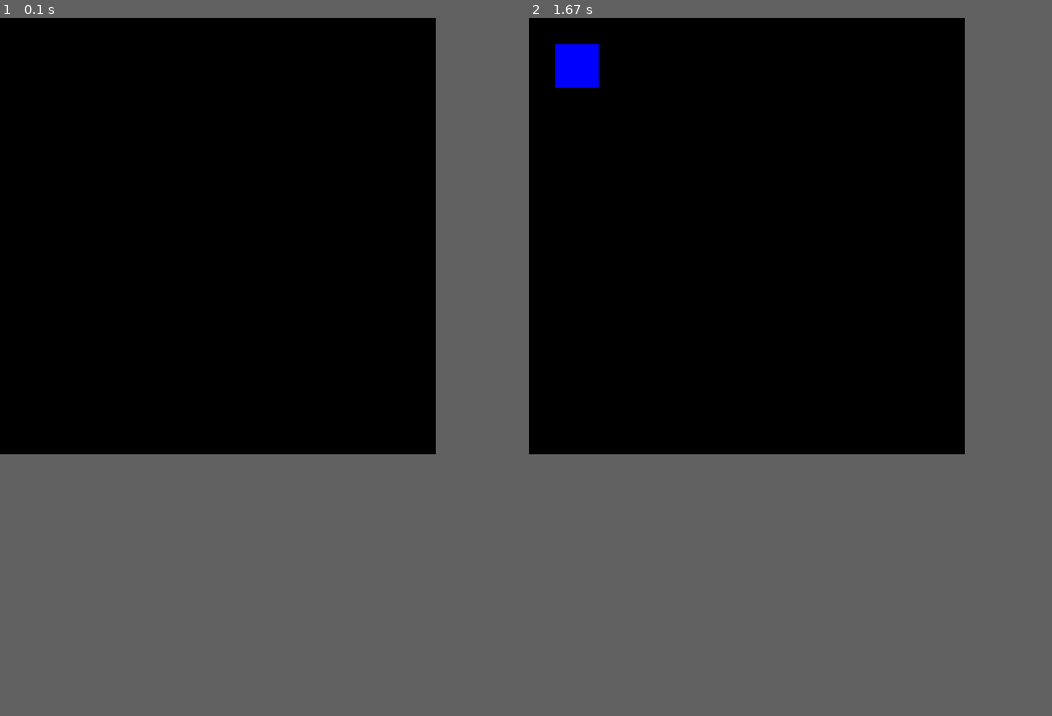
Above: before the commit, frames 1-2 (left to right).
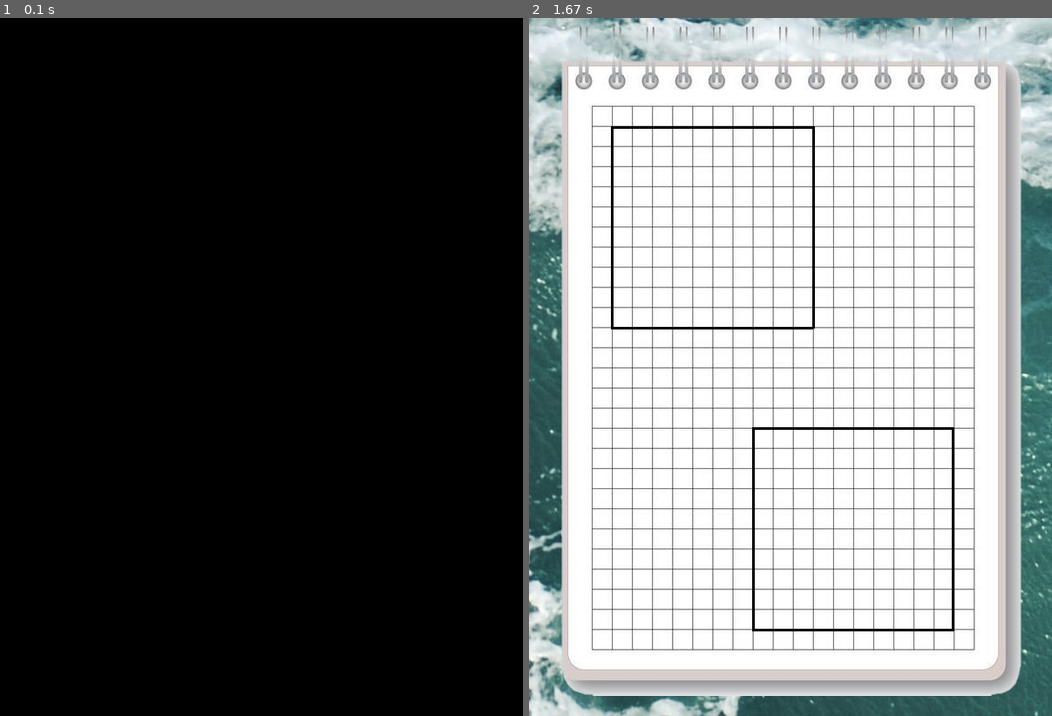
Above: after the commit, the same moments.

Repository: seiton35/naval-battle--pygame
Game: pygame game, started from navalBatle.py
Two runs of this game, one before a commit and one after it. Both use one fixed random seed, a clock stepped at 60 frames per second and the inputs below.
Inputs:
- Up to frame 1 (0.1 s): no input
- Up to frame 2 (1.67 s): no input
In our replay, the window is 500x500 before the commit and 600x800 after it. These sizes can differ from the game's own. Grey fills any space a smaller window leaves; there, only what the larger window draws over its background counts as a difference.

The runs differ from the first frame. In frame 1, only the window size differs. In frame 2, 74% of the frame differs, in the area x 0-100%, y 0-100%.

Commit message:
добавил фоны и расчертил поле

Diff:
--- a/navalBatle.py
+++ b/navalBatle.py
@@ -1,32 +1,37 @@
 import pygame
 
 pygame.init()
-win = pygame.display.set_mode((500,500))
+win = pygame.display.set_mode((600, 800))
 
 pygame.display.set_caption("naval battle")
 
-x = 30
-y = 30
-speed = 10
+run = True
 
-run = True
+bg = pygame.image.load('images/background.png')
+paper = pygame.image.load('images/paper.png')
+
+def drawWindow():
+	win.blit(bg, (0, 0))
+	win.blit(paper, (20, 10))
+
+	pygame.draw.rect(win, (0,0,0), (94,124, 3, 232))
+	pygame.draw.rect(win, (0,0,0), (325,124, 3, 232))
+	pygame.draw.rect(win, (0,0,0), (94,124, 232, 3))
+	pygame.draw.rect(win, (0,0,0), (94,354, 232, 3))
+
+	pygame.draw.rect(win, (0,0,0), (256,469, 3, 232))
+	pygame.draw.rect(win, (0,0,0), (485,469, 3, 232))
+	pygame.draw.rect(win, (0,0,0), (256,469, 232, 3))
+	pygame.draw.rect(win, (0,0,0), (256,700, 232, 3))
+
+	pygame.display.update()
+
+	#цвет фона win.fill((0,0,88))
+
 while run:
 	pygame.time.delay(100)
+	drawWindow()
 
 	for event in pygame.event.get():
 		if event.type == pygame.QUIT:
 			run = False
-
-	keys = pygame.key.get_pressed()
-	if keys[pygame.K_LEFT]:
-		x -= speed
-	if keys[pygame.K_RIGHT]:
-		x += speed
-	if keys[pygame.K_UP]:
-		y -= speed
-	if keys[pygame.K_DOWN]:
-		y += speed
-
-	#win.fill((0,0,0))
-	pygame.draw.rect(win, (0,0,255), (x, y, 50 ,50))
-	pygame.display.update()
Binary file added: images/background.png
Binary file added: images/paper.png
